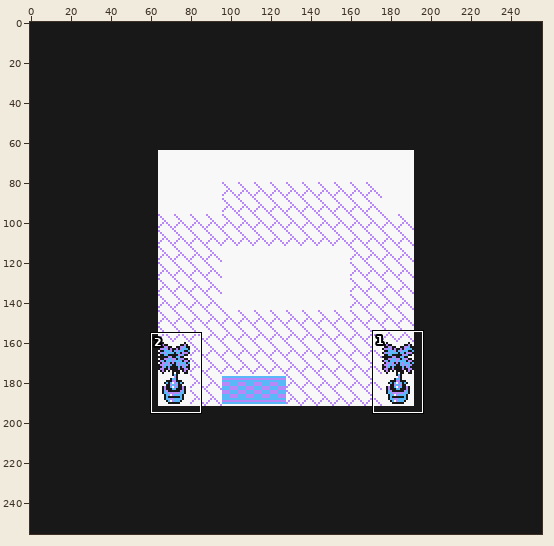
Two states of a sprite sheet, res/textures/in_rivals_home_groundLayer.png. The first picture is a wide view before the edit; the outline marks the close-up.
Close-up. First the earlier version:
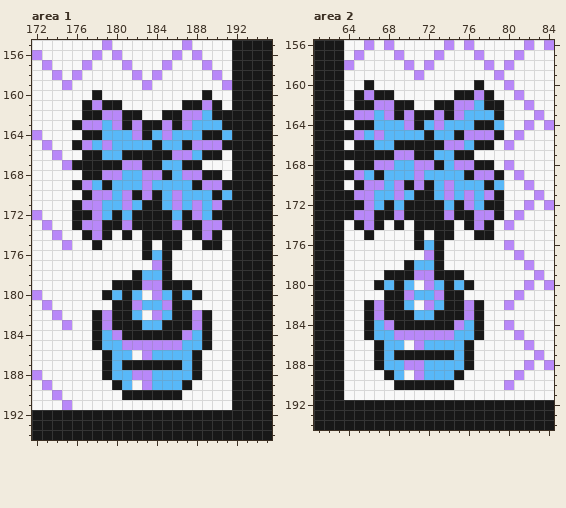
The file is 256x256 pixels. Shown: area 1: x 172..195, y 155..194; area 2: x 61..84, y 156..194. The commit also changed other parts of the picture, which this record leaves out.
Now the later version:
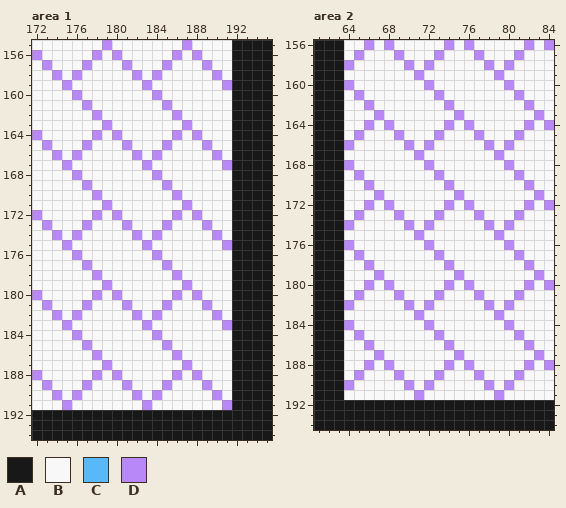
Palette (. is transparent): A #181818  B #f8f8f8  C #58b8f8  D #b888f8
What changed:
Changed rows in their new state; - is an unchanged pixel.
Area 1:
first column x 176:
160 D-B-----D----B--
161 -DBBB----D-BBBB-
162 -BDBBBB--BDBBBBB
163 BBBDBBBBBBB-BBBB
164 -BDBDBBBBBDBDBBB
165 B-BBBDBBBDBBB-BB
166 DBBBBBDBDBBBBBD-
167 BBBBBBBDBBBBB--D
168 DBBBBBBB-BBBBBB-
169 B-BBBBBBBDBBBBBB
170 -B-BBBBBBB-BBBBB
171 BBBDBBBBBBBDBBBB
172 BB-BDBBBBBDB-BBB
173 B-BBB-BBBDBBB-BB
174 DBBB-BDBDBB-BBD-
175 --B----D-BB--BBD
176 D------BDB------
177 -D------BD------
178 --D---BBBBD-----
179 ---DBBBBBBBD----
180 --DBDBB-BBDBD---
181 -D--BDBBB-BB-D--
182 D-BBBBD--BBBBBD-
183 --BBBBBDBBBBBB-D
184 D-BBBBBBDBBBBB--
185 -DBBBBBBB-BBBB--
186 --DBBB-BBBDBB---
187 ---DBBBBBBBDB---
188 --DBDBBBBBDBD---
189 -D--BD-BBDBB-D--
190 D----BDBDBB---D-
191 -------D-------D
Area 2:
first column x 64:
160 D-B-----D----B--
161 -DBBB----D-BBBB-
162 -BDBBBB--BDBBBBB
163 BBBDBBBBBBB-BBBB
164 -BDBDBBBBBDBDBBB
165 B-BBBDBBBDBBB-BB
166 DBBBBBDBDBBBBBD-
167 BBBBBBBDBBBBB--D
168 DBBBBBBB-BBBBBB-
169 B-BBBBBBBDBBBBBB
170 -B-BBBBBBB-BBBBB
171 BBBDBBBBBBBDBBBB
172 BB-BDBBBBBDB-BBB
173 B-BBB-BBBDBBB-BB
174 DBBB-BDBDBB-BBD-
175 --B----D-BB--BBD
176 D------BDB------
177 -D------BD------
178 --D---BBBBD-----
179 ---DBBBBBBBD----
180 --DBDBB-BBDBD---
181 -D--BDBBB-BB-D--
182 D-BBBBD--BBBBBD-
183 --BBBBBDBBBBBB-D
184 D-BBBBBBDBBBBB--
185 -DBBBBBBB-BBBB--
186 --DBBB-BBBDBB---
187 ---DBBBBBBBDB---
188 --DBDBBBBBDBD---
189 -D--BD-BBDBB-D--
190 D----BDBDBB---D-
191 -------D-------D
Pixel boxes of the changes (left, top, right, bottom) in both close-ups:
changed: (72, 90, 232, 410)
changed: (344, 80, 504, 400)
